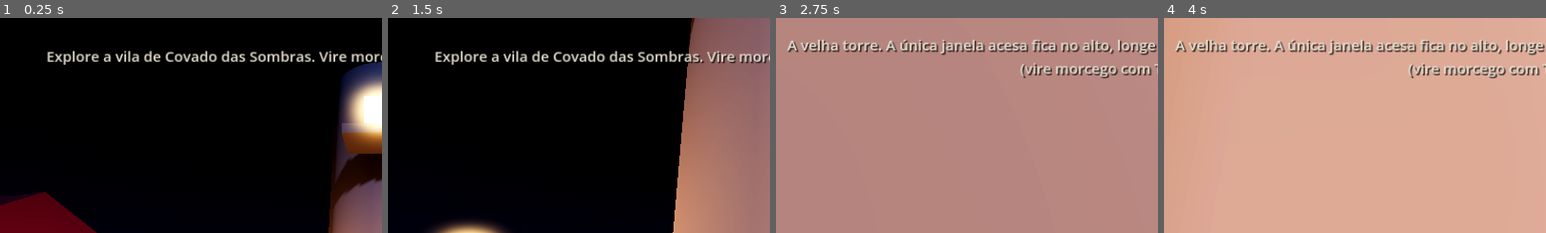
Above: before the commit, frames 1-4 (left to right).
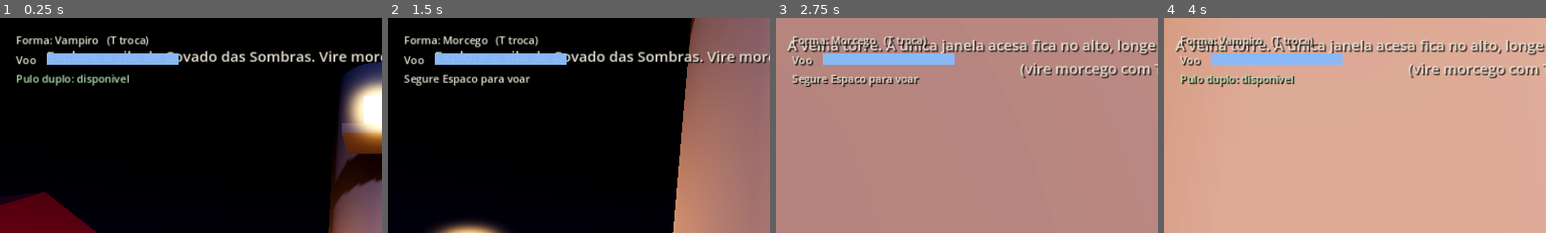
Above: after the commit, the same moments.

Repository: Rafawkj/Luciano
Game: Godot game, scene res://scenes/world.tscn
Two runs of this game, one before a commit and one after it. Both use one fixed random seed, a clock stepped at 60 frames per second and the inputs below.
Inputs (mouse positions are % of the whole screen's width and height, from its top left):
- Up to frame 1 (0.25 s): no input
- Up to frame 2 (1.5 s): move the mouse to (55, 50) at 0.52 s; hold Shift (correr) 0.53-1.28 s; hold W (mover_frente) from 0.53 s (still down); tap Space (pular) at 0.77 s; move the mouse to (45, 50) at 1.27 s; tap T (transformar) at 1.35 s
- Up to frame 3 (2.75 s): keep holding W (mover_frente); tap Space (pular) at 1.52 s; move the mouse to (52, 48) at 2.02 s; hold Shift (correr) from 2.03 s (still down)
- Up to frame 4 (4 s): keep holding W (mover_frente); move the mouse to (49, 52) at 2.77 s; release Shift (correr) at 2.78 s; tap T (transformar) at 2.85 s; tap Space (pular) at 3.02, 3.77 s; move the mouse to (57, 51) at 3.52 s; hold Shift (correr) from 3.53 s (still down)
The pictures show only the part of the screen within x 0-50%, y 0-50%; the shares and areas given below are measured in that part.

The runs differ from the first frame. In frame 1, 3.6% of the frame differs, in the area x 4-47%, y 8-32%; in frame 2, 3.6%; in frame 3, 3.9%, in the area x 4-47%, y 8-33%; in frame 4, 3.8%.

Commit message:
Adiciona HUD e som ambiente
HUD (hud.gd no CanvasLayer):
- Forma atual, barra de tempo de voo (vermelha quando baixa) e estado do
  pulo duplo (pronto/disponivel/usado); widgets criados por codigo
- player.gd expoe eh_morcego(), fracao_voo() e pulo_duplo_disponivel()

Som ambiente (audio_ambiente.gd, sintetizado por codigo, sem arquivos):
- Vento continuo em loop (ruido grave filtrado)
- Sino distante tocando a cada 25-55s
- Piano solitario no salao de baile (AudioStreamPlayer3D posicional)
- Sons gerados via AudioStreamWAV; faceis de trocar por .ogg reais depois

Co-Authored-By: Claude Opus 4.8 <noreply@anthropic.com>
Claude-Session: https://claude.ai/code/session_01LpmYnzLzqZkJ9F5Pb2UVqf

Diff:
--- a/scenes/world.tscn
+++ b/scenes/world.tscn
@@ -1,7 +1,9 @@
-[gd_scene load_steps=11 format=3 uid="uid://c0vampireworld01"]
+[gd_scene load_steps=13 format=3 uid="uid://c0vampireworld01"]
 
 [ext_resource type="PackedScene" path="res://scenes/player.tscn" id="1_player"]
 [ext_resource type="PackedScene" path="res://scenes/village.tscn" id="2_village"]
+[ext_resource type="Script" path="res://scripts/hud.gd" id="3_hud"]
+[ext_resource type="Script" path="res://scripts/audio_ambiente.gd" id="4_audio"]
 
 [sub_resource type="StandardMaterial3D" id="mat_chao"]
 albedo_color = Color(0.1, 0.11, 0.09, 1)
@@ -85,7 +87,11 @@
 [node name="Player" parent="." instance=ExtResource("1_player")]
 transform = Transform3D(1, 0, 0, 0, 1, 0, 0, 0, 1, 0, 2, 0)
 
+[node name="Audio" type="Node" parent="."]
+script = ExtResource("4_audio")
+
 [node name="HUD" type="CanvasLayer" parent="."]
+script = ExtResource("3_hud")
 
 [node name="MensagemLabel" type="Label" parent="HUD" groups=["hud_mensagem"]]
 anchor_right = 1.0
--- /dev/null
+++ b/scripts/audio_ambiente.gd
@@ -0,0 +1,162 @@
+# audio_ambiente.gd
+# ----------------------------------------------------------------------------
+# Som ambiente GERADO POR CÓDIGO (sem precisar de arquivos de áudio):
+#   - Vento contínuo (ruído grave e suave, em loop).
+#   - Um sino distante que toca de tempos em tempos.
+#   - Um piano solitário no salão de baile do castelo (áudio 3D: só se ouve
+#     quando você está por perto).
+#
+# Como funciona: a gente preenche um vetor de amostras (-1 a 1), converte para
+# PCM 16 bits e monta um AudioStreamWAV. Para usar sons REAIS no futuro, basta
+# atribuir um arquivo .ogg/.wav ao .stream de cada player e apagar a geração.
+# ----------------------------------------------------------------------------
+
+extends Node
+
+const SR := 22050  # taxa de amostragem (amostras por segundo)
+
+# Intervalos (em semitons) de uma escala menor — dão o tom melancólico ao piano.
+const SEMITONS := [0, 3, 5, 7, 10, 12]
+
+var player_vento: AudioStreamPlayer
+var player_sino: AudioStreamPlayer
+var player_piano: AudioStreamPlayer3D
+
+
+func _ready() -> void:
+	_criar_vento()
+	_criar_sino()
+	_criar_piano()
+
+
+# ============================================================================
+# VENTO (contínuo, em loop)
+# ============================================================================
+
+func _criar_vento() -> void:
+	player_vento = AudioStreamPlayer.new()
+	player_vento.stream = _wav(_gerar_vento(), true)
+	player_vento.volume_db = -16.0
+	add_child(player_vento)
+	player_vento.play()
+
+
+func _gerar_vento() -> PackedFloat32Array:
+	var n := int(SR * 4.0)
+	var a := PackedFloat32Array()
+	a.resize(n)
+	var p1 := 0.0
+	var p2 := 0.0
+	for i in n:
+		var branco := randf() * 2.0 - 1.0
+		# Dois filtros passa-baixa em sequência: deixa o ruído grave (vento).
+		p1 = lerpf(p1, branco, 0.04)
+		p2 = lerpf(p2, p1, 0.08)
+		a[i] = p2 * 0.7
+	return a
+
+
+# ============================================================================
+# SINO DISTANTE (toca a cada 25-55 s)
+# ============================================================================
+
+func _criar_sino() -> void:
+	player_sino = AudioStreamPlayer.new()
+	player_sino.stream = _wav(_gerar_sino(), false)
+	player_sino.volume_db = -9.0
+	add_child(player_sino)
+
+	var t := Timer.new()
+	t.wait_time = randf_range(25.0, 45.0)
+	t.timeout.connect(_tocar_sino.bind(t))
+	add_child(t)
+	t.start()
+
+
+func _tocar_sino(t: Timer) -> void:
+	player_sino.play()
+	t.wait_time = randf_range(30.0, 55.0)  # próximo toque
+
+
+func _gerar_sino() -> PackedFloat32Array:
+	var n := int(SR * 3.2)
+	var a := PackedFloat32Array()
+	a.resize(n)
+	var f := 246.94  # nota Si grave
+	# Parciais "inarmônicos" + decaimento exponencial = timbre de sino.
+	var parciais := [1.0, 2.0, 2.76, 5.4]
+	var amps := [1.0, 0.55, 0.35, 0.15]
+	for i in n:
+		var t := float(i) / SR
+		var env := exp(-t * 1.7)
+		var s := 0.0
+		for k in parciais.size():
+			s += amps[k] * sin(TAU * f * parciais[k] * t)
+		a[i] = s * env * 0.16
+	return a
+
+
+# ============================================================================
+# PIANO NO SALÃO DE BAILE (áudio 3D, posicional)
+# ============================================================================
+
+func _criar_piano() -> void:
+	player_piano = AudioStreamPlayer3D.new()
+	player_piano.stream = _wav(_gerar_piano(), false)
+	player_piano.volume_db = -2.0
+	player_piano.max_distance = 45.0
+	player_piano.unit_size = 12.0
+	player_piano.position = Vector3(0, 3, -46)  # dentro do salão do castelo
+	add_child(player_piano)
+
+	var t := Timer.new()
+	t.wait_time = randf_range(5.0, 11.0)
+	t.timeout.connect(_tocar_piano.bind(t))
+	add_child(t)
+	t.start()
+
+
+func _tocar_piano(t: Timer) -> void:
+	# Escolhe uma nota da escala menor mudando a altura (pitch) da amostra.
+	var semis: int = SEMITONS[randi() % SEMITONS.size()]
+	player_piano.pitch_scale = pow(2.0, float(semis) / 12.0)
+	player_piano.play()
+	t.wait_time = randf_range(4.0, 10.0)
+
+
+func _gerar_piano() -> PackedFloat32Array:
+	var n := int(SR * 1.8)
+	var a := PackedFloat32Array()
+	a.resize(n)
+	var f := 261.63  # Dó central
+	for i in n:
+		var t := float(i) / SR
+		var ataque := clampf(t / 0.01, 0.0, 1.0)       # ataque rápido
+		var env := ataque * exp(-t * 2.3)              # decaimento suave
+		var s := sin(TAU * f * t) + 0.4 * sin(TAU * f * 2.0 * t) + 0.2 * sin(TAU * f * 3.0 * t)
+		a[i] = s * env * 0.15
+	return a
+
+
+# ============================================================================
+# AJUDANTE: converte amostras (-1..1) em um AudioStreamWAV (PCM 16 bits)
+# ============================================================================
+
+func _wav(amostras: PackedFloat32Array, loop: bool) -> AudioStreamWAV:
+	var n := amostras.size()
+	var bytes := PackedByteArray()
+	bytes.resize(n * 2)
+	for i in n:
+		var v := int(clampf(amostras[i], -1.0, 1.0) * 32767.0)
+		bytes.encode_s16(i * 2, v)
+
+	var wav := AudioStreamWAV.new()
+	wav.format = AudioStreamWAV.FORMAT_16_BITS
+	wav.mix_rate = SR
+	wav.stereo = false
+	wav.data = bytes
+	if loop:
+		wav.loop_mode = AudioStreamWAV.LOOP_FORWARD
+		wav.loop_begin = 0
+		wav.loop_end = n
+	return wav
--- /dev/null
+++ b/scripts/hud.gd
@@ -0,0 +1,92 @@
+# hud.gd
+# ----------------------------------------------------------------------------
+# HUD (interface na tela). Fica preso ao CanvasLayer "HUD".
+#
+# Mostra, no canto superior esquerdo:
+#   - A forma atual (Vampiro / Morcego).
+#   - Uma barra com o tempo de voo restante (fica vermelha quando acaba).
+#   - O estado do pulo duplo (pronto / disponível / usado).
+#
+# Os widgets são criados por CÓDIGO em _ready(), para a cena ficar simples.
+# O rótulo de lore (MensagemLabel) continua vindo da cena.
+# ----------------------------------------------------------------------------
+
+extends CanvasLayer
+
+const LARGURA_BARRA := 200.0
+
+var jogador: Node = null
+
+var forma_label: Label
+var pulo_label: Label
+var voo_titulo: Label
+var barra_fundo: ColorRect
+var barra_preench: ColorRect
+
+
+func _ready() -> void:
+	jogador = get_tree().get_first_node_in_group("player")
+	_criar_widgets()
+
+
+func _criar_widgets() -> void:
+	forma_label = _novo_label(Vector2(24, 22))
+
+	voo_titulo = _novo_label(Vector2(24, 52))
+	voo_titulo.text = "Voo"
+
+	barra_fundo = ColorRect.new()
+	barra_fundo.color = Color(0, 0, 0, 0.55)
+	barra_fundo.position = Vector2(70, 54)
+	barra_fundo.size = Vector2(LARGURA_BARRA, 16)
+	add_child(barra_fundo)
+
+	barra_preench = ColorRect.new()
+	barra_preench.color = Color(0.55, 0.75, 1.0, 0.95)
+	barra_preench.position = Vector2(70, 54)
+	barra_preench.size = Vector2(LARGURA_BARRA, 16)
+	add_child(barra_preench)
+
+	pulo_label = _novo_label(Vector2(24, 80))
+
+
+func _novo_label(pos: Vector2) -> Label:
+	var l := Label.new()
+	l.position = pos
+	# Cor clara com sombra escura, para ler bem sobre qualquer fundo.
+	l.add_theme_color_override("font_color", Color(0.92, 0.9, 0.84))
+	l.add_theme_color_override("font_shadow_color", Color(0, 0, 0, 0.8))
+	l.add_theme_constant_override("shadow_offset_x", 2)
+	l.add_theme_constant_override("shadow_offset_y", 2)
+	add_child(l)
+	return l
+
+
+func _process(_delta: float) -> void:
+	if jogador == null:
+		return
+
+	var morcego: bool = jogador.eh_morcego()
+	forma_label.text = "Forma: " + ("Morcego" if morcego else "Vampiro") + "   (T troca)"
+
+	# Barra de voo: largura proporcional ao tempo restante; vermelha quando baixo.
+	var f: float = jogador.fracao_voo()
+	barra_preench.size.x = LARGURA_BARRA * f
+	if f < 0.25:
+		barra_preench.color = Color(1.0, 0.45, 0.3, 0.95)
+	else:
+		barra_preench.color = Color(0.55, 0.75, 1.0, 0.95)
+
+	# Estado do pulo duplo (só relevante como vampiro).
+	if morcego:
+		pulo_label.text = "Segure Espaco para voar"
+		pulo_label.add_theme_color_override("font_color", Color(0.92, 0.9, 0.84))
+	elif jogador.is_on_floor():
+		pulo_label.text = "Pulo duplo: pronto"
+		pulo_label.add_theme_color_override("font_color", Color(0.7, 0.9, 0.7))
+	elif jogador.pulo_duplo_disponivel():
+		pulo_label.text = "Pulo duplo: disponivel"
+		pulo_label.add_theme_color_override("font_color", Color(0.7, 0.9, 0.7))
+	else:
+		pulo_label.text = "Pulo duplo: usado"
+		pulo_label.add_theme_color_override("font_color", Color(0.6, 0.6, 0.6))
--- a/scripts/player.gd
+++ b/scripts/player.gd
@@ -375,3 +375,19 @@
 func _atualizar_visual() -> void:
 	modelo_vampiro.visible = (forma_atual == Forma.VAMPIRO)
 	modelo_morcego.visible = (forma_atual == Forma.MORCEGO)
+
+
+# ============================================================================
+# CONSULTAS PARA O HUD (lê o estado do jogador sem expor variáveis cruas)
+# ============================================================================
+
+func eh_morcego() -> bool:
+	return forma_atual == Forma.MORCEGO
+
+func fracao_voo() -> float:
+	# Quanto resta do "tanque" de voo, de 0.0 a 1.0.
+	return clampf(tempo_voo_restante / TEMPO_MAXIMO_VOO, 0.0, 1.0)
+
+func pulo_duplo_disponivel() -> bool:
+	# Verdadeiro só quando está no ar e ainda tem o segundo pulo.
+	return pulo_duplo_ok and not is_on_floor()
Not shown, changed: README.md
